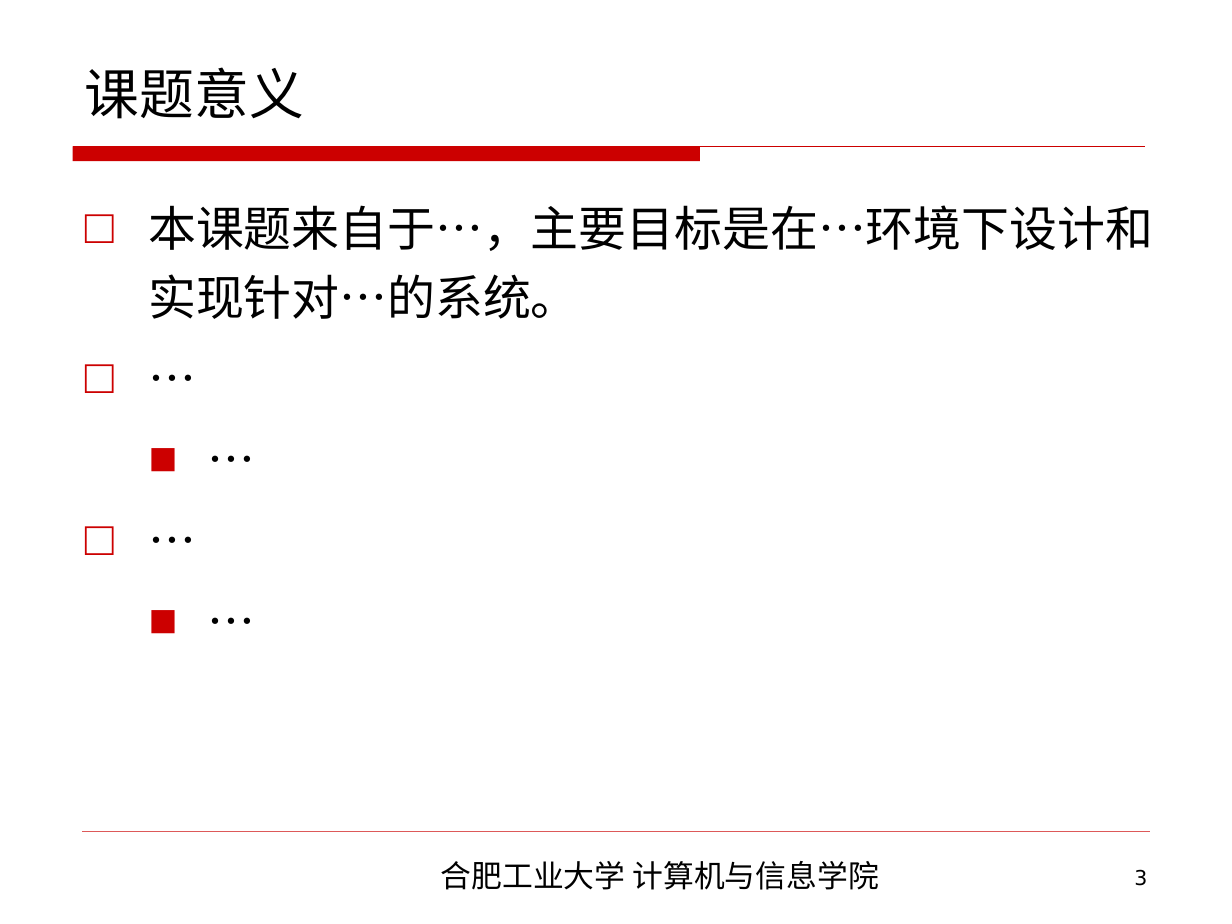
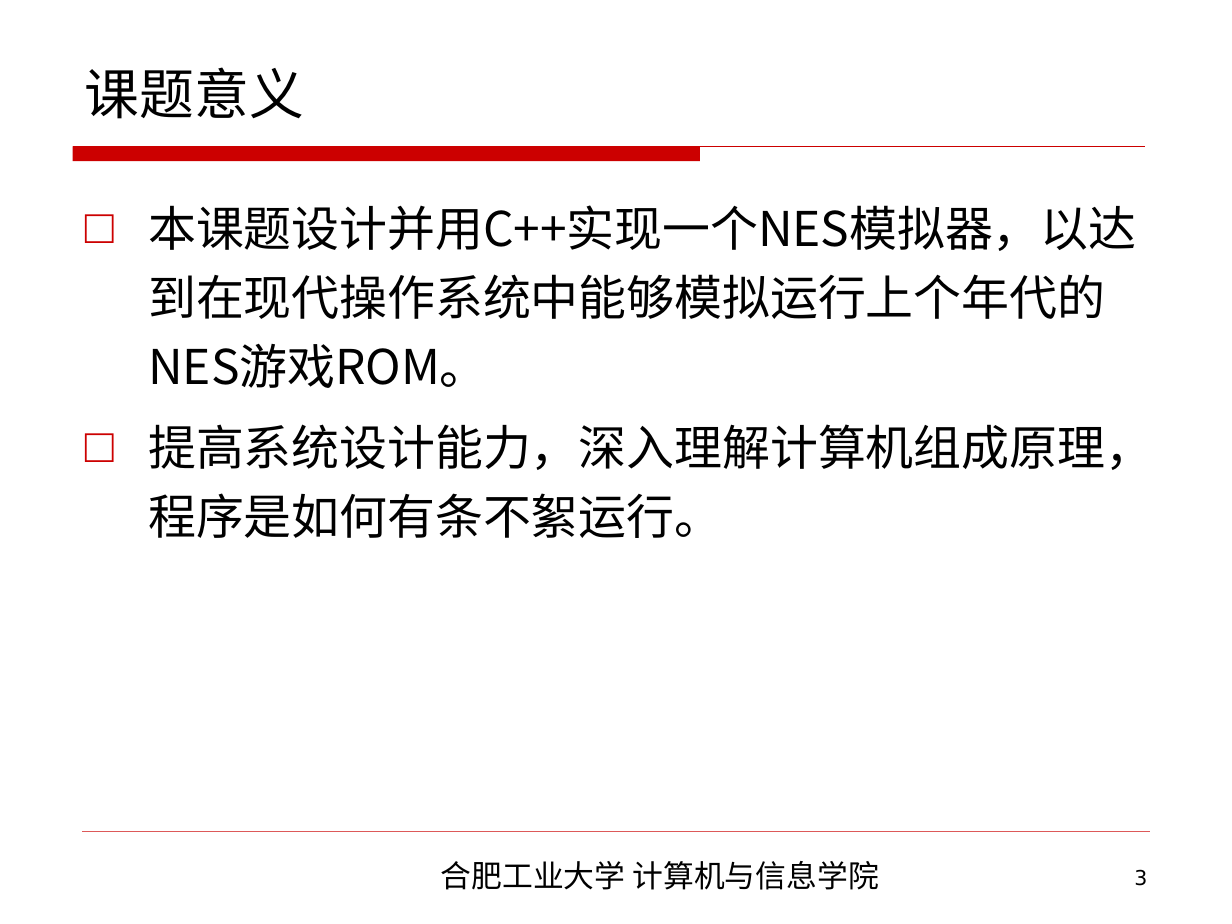
Before and after one commit to netcan/FCEmulator, a slide deck: slide 3 of notes/本科毕业设计开题汇报.ppt. Drawn at 1232x924 pixels with LibreOffice and Linux fonts; fonts in the diff are those of the drawing; background and template pictures are left out. Boxes give left, top, right and bottom in pixels: in the first picture for what was removed or moved away, otherwise in the second. Text is boxed around its words. In the diff, an @@ line names an element or a change of style, - is before the commit and + after.

```diff
--- a/notes/本科毕业设计开题汇报.ppt
+++ b/notes/本科毕业设计开题汇报.ppt
@@ text at (x1=148, y1=205, x2=1153, y2=538): text changed @@
-□ 本课题来自于…，主要目标是在…环境下设计和实现针对…的系统。
-□ …
-  ■ …
-□ …
-  ■ …
+□ 本课题设计并用C++实现一个NES模拟器，以达到在现代操作系统中能够模拟运行上个年代的NES游戏ROM。
+□ 提高系统设计能力，深入理解计算机组成原理，程序是如何有条不絮运行。
```
Also in this commit, not shown: 2 other slides changed, 5 slides added.
